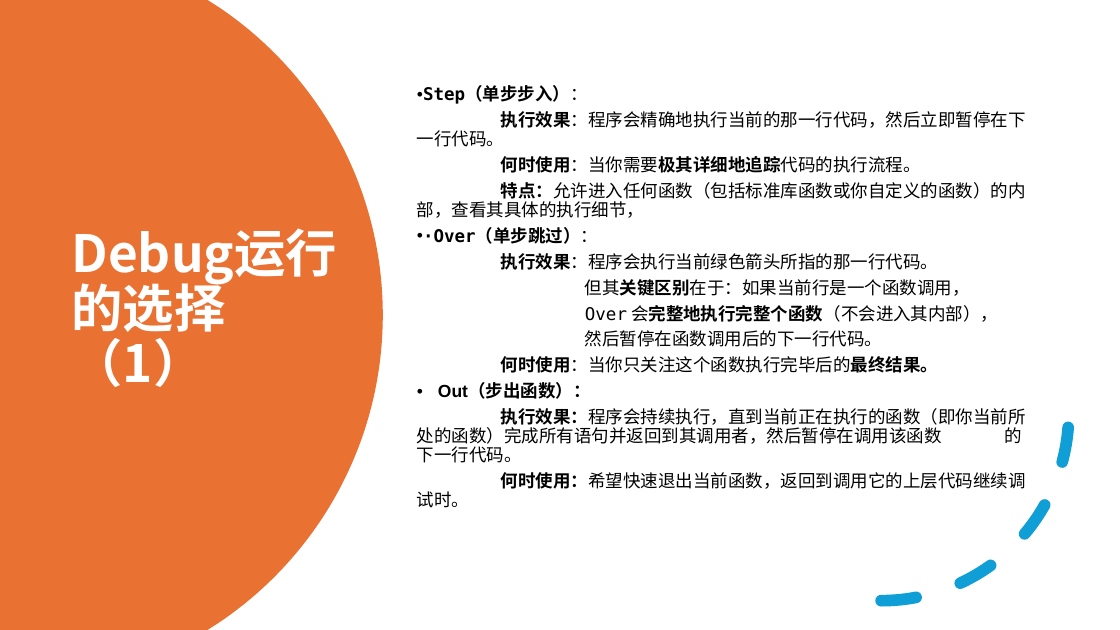
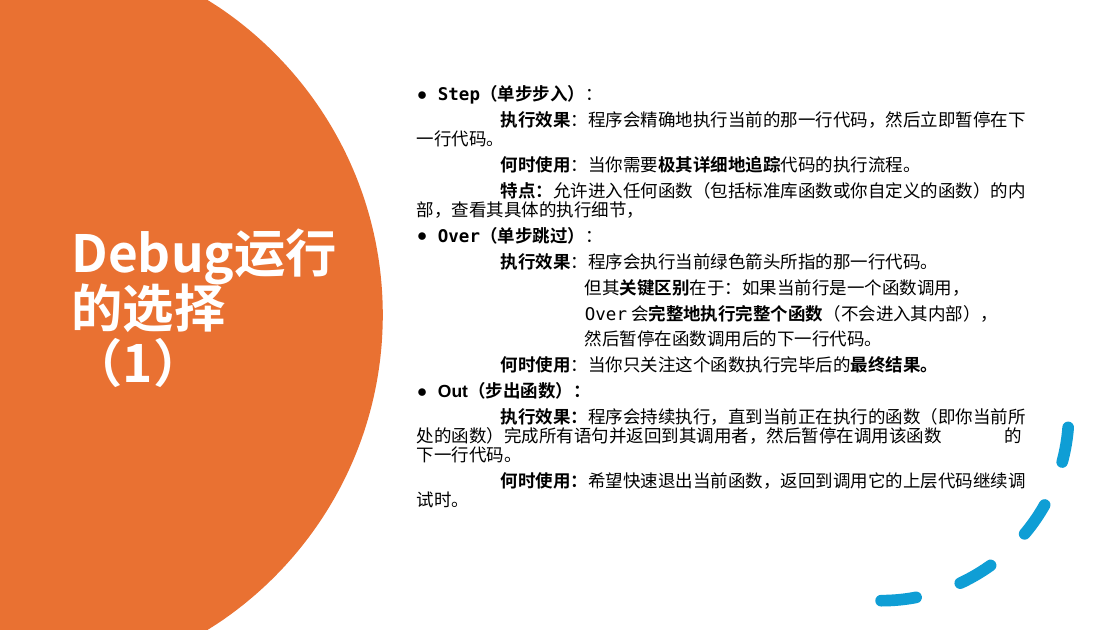
Before and after one commit to ztg-666/suanfa, a slide deck: slide 11 of 算法竞赛ppt/000_介绍.pptx. Drawn at 1120x630 pixels with LibreOffice and Linux fonts; fonts in the diff are those of the drawing. Boxes give left, top, right and bottom in pixels: in the first picture for what was removed or moved away, otherwise in the second. Text is boxed around its words. In the diff, an @@ line names an element or a change of style, - is before the commit and + after.

```diff
--- a/算法竞赛ppt/000_介绍.pptx
+++ b/算法竞赛ppt/000_介绍.pptx
@@ text at [438, 86, 603, 399]: bullet • to ● @@
@@ text at [438, 228, 603, 244]: text changed @@
-• ·Over（单步跳过）：
+● Over（单步跳过）：
```
Also in this commit, not shown: 1 other slide changed, 4 other files.
